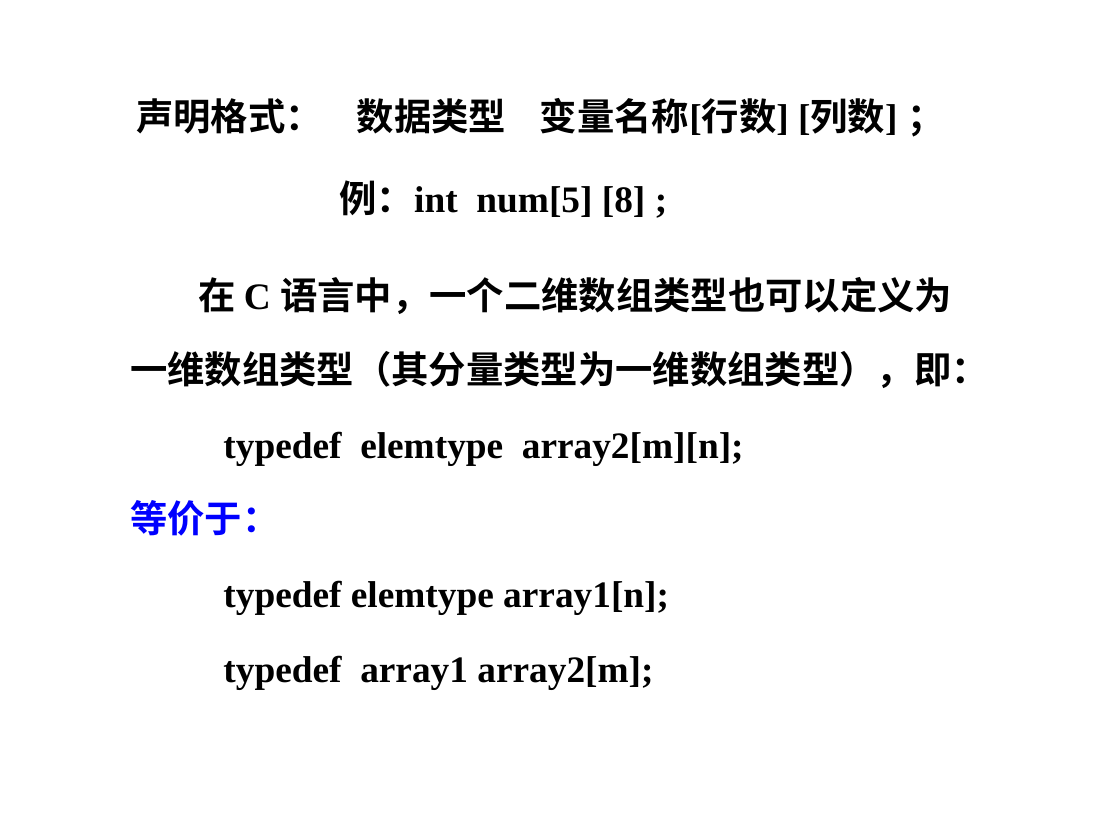
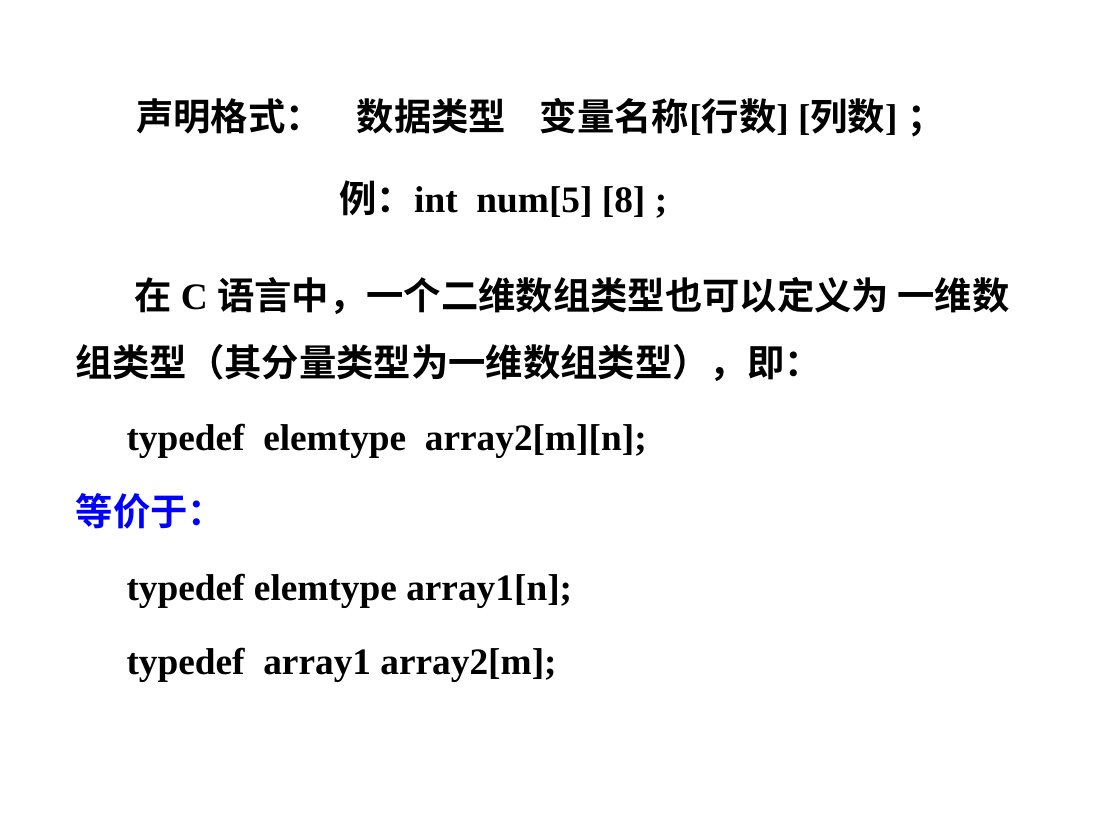
Before and after one commit to edu2act/course-datastructure, a slide deck: slide 7 of materials/slides/ds5.pptx. Drawn at 1120x840 pixels with LibreOffice and Linux fonts; fonts in the diff are those of the drawing; background and template pictures are left out. Boxes give left, top, right and bottom in pixels: in the first picture for what was removed or moved away, otherwise in the second. Text is boxed around its words. In the diff, an @@ line names an element or a change of style, - is before the commit and + after.

```diff
--- a/materials/slides/ds5.pptx
+++ b/materials/slides/ds5.pptx
@@ text "在 C 语言中，一个二维数组类型也可以定义为 一维数组类型（其分量类型为一维数组类型），即：": place and size @@
-text "在 C 语言中，一个二维数组类型也可以定义为 一维数组类型（其分量类型为一维数组类型），即：" at box(130, 277, 989, 689)
+text "在 C 语言中，一个二维数组类型也可以定义为 一维数组类型（其分量类型为一维数组类型），即：" at box(75, 277, 1010, 682)
@@ text at box(75, 277, 1010, 381): text changed @@
-在 C 语言中，一个二维数组类型也可以定义为
-一维数组类型（其分量类型为一维数组类型），即：
+在 C 语言中，一个二维数组类型也可以定义为 一维数组类型（其分量类型为一维数组类型），即：
```
Also in this commit, not shown: 4 other slides changed, 17 other files.
